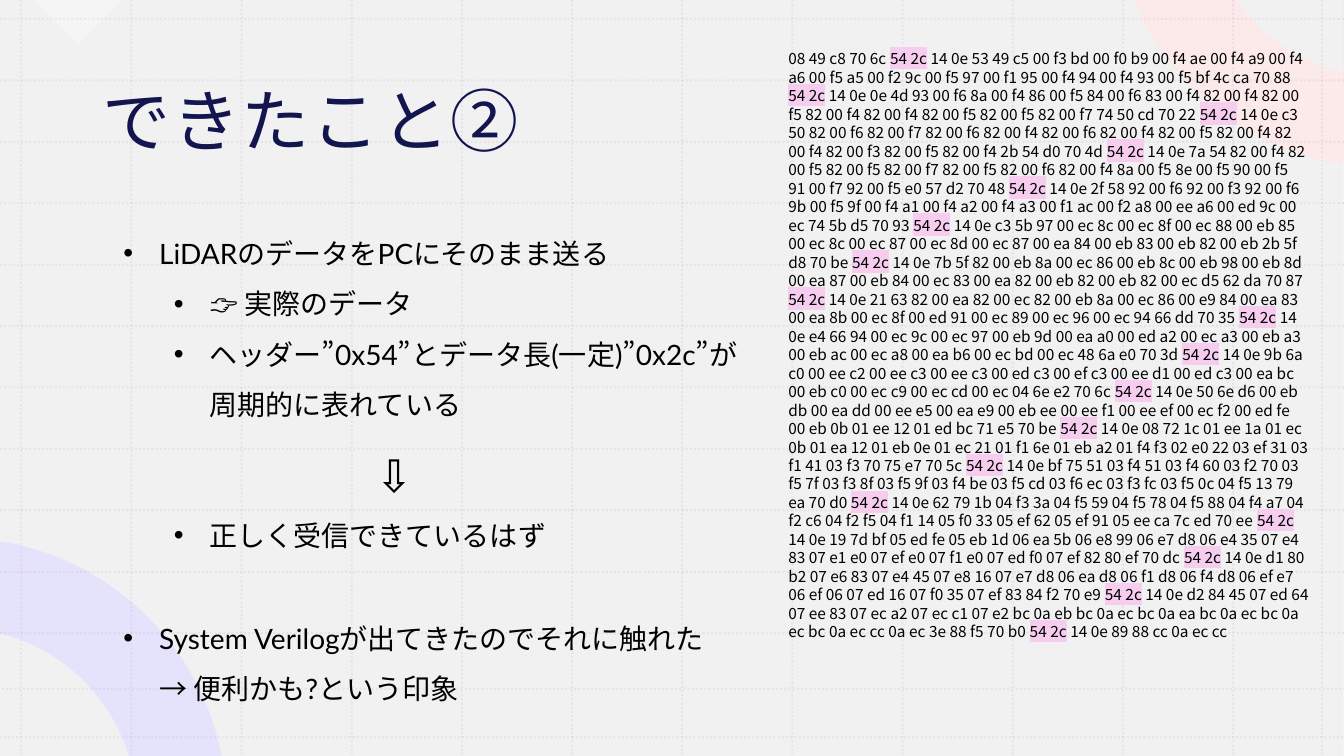
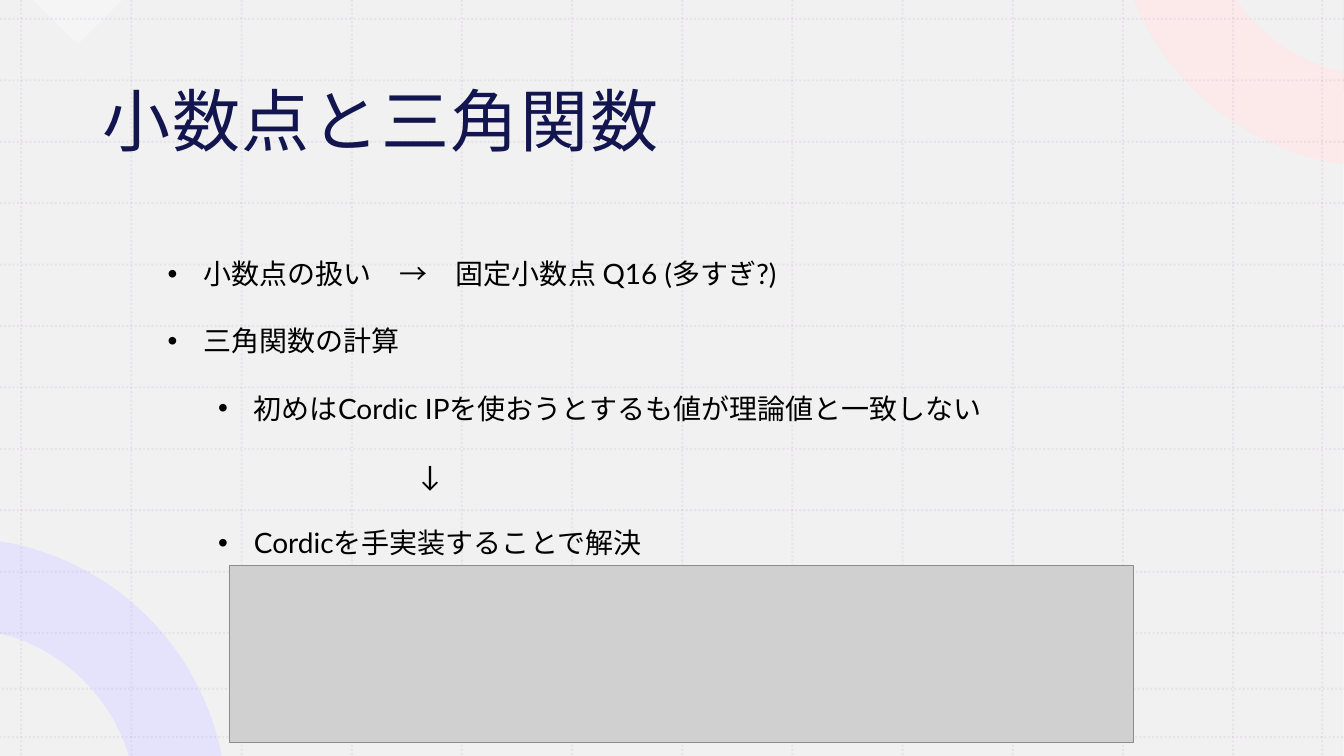
Before and after one commit to koki0517/KOBO_FPGA, a slide deck: slide 5 of 前期最終発表.pptx. Drawn at 1344x756 pixels with LibreOffice and Linux fonts; fonts in the diff are those of the drawing; grey boxes stand for pictures. Boxes give left, top, right and bottom in pixels: in the first picture for what was removed or moved away, otherwise in the second. Text is boxed around its words. In the diff, an @@ line names an element or a change of style, - is before the commit and + after.

```diff
--- a/前期最終発表.pptx
+++ b/前期最終発表.pptx
@@ text removed at box(788, 51, 1308, 545) @@
-08 49 c8 70 6c 54 2c 14 0e 53 49 c5 00 f3 bd 00 f0 b9 00 f4 ae 00 f4 a9 00 f4 a6 00 f5 a5 00 f2 9c 00 f5 97 00 f1 95 00 f4 94 00 f4 93 00 f5 bf 4c ca 70 88 54 2c 14 0e 0e 4d 93 00 f6 8a 00 f4 86 00 f5 84 00 f6 83 00 f4 82 00 f4 82 00 f5 82 00 f4 82 00 f4 82 00 f5 82 00 f5 82 00 f7 74 50 cd 70 22 54 2c 14 0e c3 50 82 00 f6 82 00 f7 82 00 f6 82 00 f4 82 00 f6 82 00 f4 82 00 f5 82 00 f4 82 00 f4 82 00 f3 82 00 f5 82 00 f4 2b 54 d0 70 4d 54 2c 14 0e 7a 54 82 00 f4 82 00 f5 82 00 f5 82 00 f7 82 00 f5 82 00 f6 82 00 f4 8a 00 f5 8e 00 f5 90 00 f5 91 00 f7 92 00 f5 e0 57 d2 70 48 54 2c 14 0e 2f 58 92 00 f6 92 00 f3 92 00 f6 9b 00 f5 9f 00 f4 a1 00 f4 a2 00 f4 a3 00 f1 ac 00 f2 a8 00 ee a6 00 ed 9c 00 ec 74 5b d5 70 93 54 2c 14 0e c3 5b 97 00 ec 8c 00 ec 8f 00 ec 88 00 eb 85 00 ec 8c 00 ec 87 00 ec 8d 00 ec 87 00 ea 84 00 eb 83 00 eb 82 00 eb 2b 5f d8 70 be 54 2c 14 0e 7b 5f 82 00 eb 8a 00 ec 86 00 eb 8c 00 eb 98 00 eb 8d 00 ea 87 00 eb 84 00 ec 83 00 ea 82 00 eb 82 00 eb 82 00 ec d5 62 da 70 87 54 2c 14 0e 21 63 82 00 ea 82 00 ec 82 00 eb 8a 00 ec 86 00 e9 84 00 ea 83 00 ea 8b 00 ec 8f 00 ed 91 00 ec 89 00 ec 96 00 ec 94 66 dd 70 35 54 2c 14 0e e4 66 94 00 ec 9c 00 ec 97 00 eb 9d 00 ea a0 00 ed a2 00 ec a3 00 eb a3 00 eb ac 00 ec a8 00 ea b6 00 ec bd 00 ec 48 6a e0 70 3d 54 2c 14 0e 9b 6a c0 00 ee c2 00 ee c3 00 ee c3 00 ed c3 00 ef c3 00 ee d1 00 ed c3 00 ea bc 00 eb c0 00 ec c9 00 ec cd 00 ec 04 6e e2 70 6c 54 2c 14 0e 50 6e d6 00 eb db 00 ea dd 00 ee e5 00 ea e9 00 eb ee 00 ee f1 00 ee ef 00 ec f2 00 ed fe 00 eb 0b 01 ee 12 01 ed bc 71 e5 70 be 54 2c 14 0e 08 72 1c 01 ee 1a 01 ec 0b 01 ea 12 01 eb 0e 01 ec 21 01 f1 6e 01 eb a2 01 f4 f3 02 e0 22 03 ef 31 03 f1 41 03 f3 70 75 e7 70 5c 54 2c 14 0e bf 75 51 03 f4 51 03 f4 60 03 f2 70 03 f5 7f 03 f3 8f 03 f5 9f 03 f4 be 03 f5 cd 03 f6 ec 03 f3 fc 03 f5 0c 04 f5 13 79 ea 70 d0 54 2c 14 0e 62 79 1b 04 f3 3a 04 f5 59 04 f5 78 04 f5 88 04 f4 a7 04 f2 c6 04 f2 f5 04 f1 14 05 f0 33 05 ef 62 05 ef 91 05 ee ca 7c ed 70 ee 54 2c 14 0e 19 7d bf 05 ed fe 05 eb 1d 06 ea 5b 06 e8 99 06 e7 d8 06 e4 35 07 e4 83 07 e1 e0 07 ef e0 07 f1 e0 07 ed f0 07 ef 82 80 ef 70 dc 54 2c 14 0e d1 80 b2 07 e6 83 07 e4 45 07 e8 16 07 e7 d8 06 ea d8 06 f1 d8 06 f4 d8 06 ef e7 06 ef 06 07 ed 16 07 f0 35 07 ef 83 84 f2 70 e9 54 2c 14 0e d2 84 45 07 ed 64 07 ee 83 07 ec a2 07 ec c1 07 e2 bc 0a eb bc 0a ec bc 0a ea bc 0a ec bc 0a ec bc 0a ec cc 0a ec 3e 88 f5 70 b0 54 2c 14 0e 89 88 cc 0a ec cc
@@ title at box(102, 88, 658, 152): text changed @@
-できたこと②
+小数点と三角関数
@@ text at box(203, 260, 982, 556): text changed @@
-• LiDARのデータをPCにそのまま送る
-  • 👉 実際のデータ
-  • ヘッダー”0x54”とデータ長(一定)”0x2c”が
-    周期的に表れている
-  ⇩
-  • 正しく受信できているはず
+• 小数点の扱い → 固定小数点 Q16 (多すぎ?)
+• 三角関数の計算
+  • 初めはCordic IPを使おうとするも値が理論値と一致しない
+  ↓
+  • Cordicを手実装することで解決
@@ picture added at box(230, 566, 1133, 743) @@
@@ text removed at box(159, 625, 703, 702) @@
-• System Verilogが出てきたのでそれに触れた
-  → 便利かも?という印象
```
Also in this commit, not shown: 6 other slides changed, 3 slides added, 2 slides removed, 11 other files.
